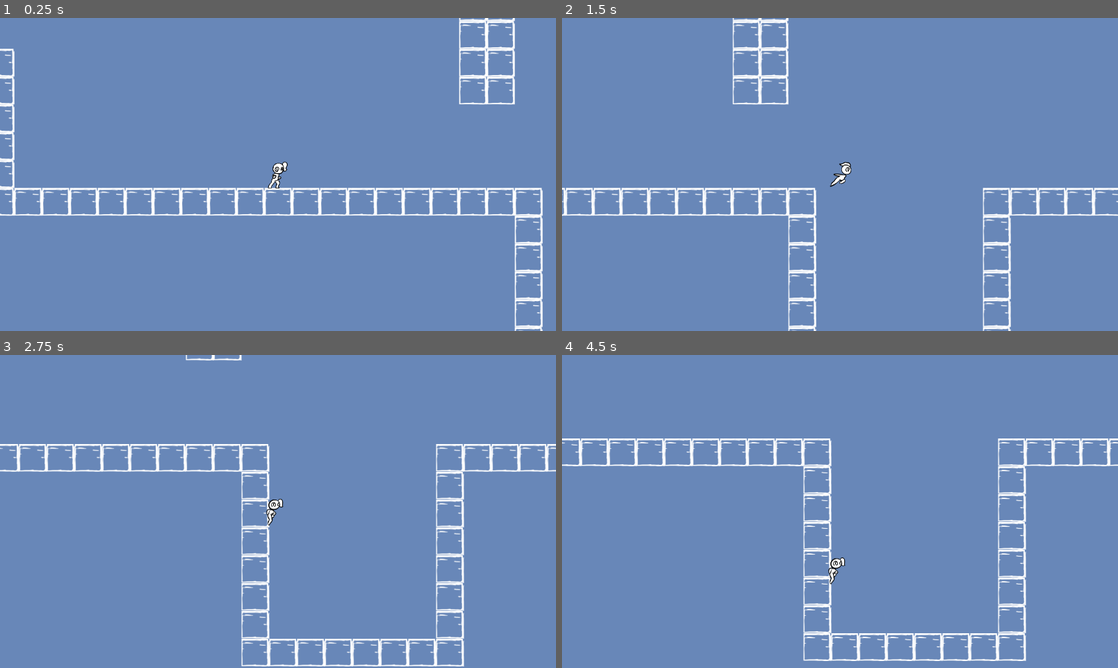
Above: before the commit, frames 1-4 (two rows, left to right).
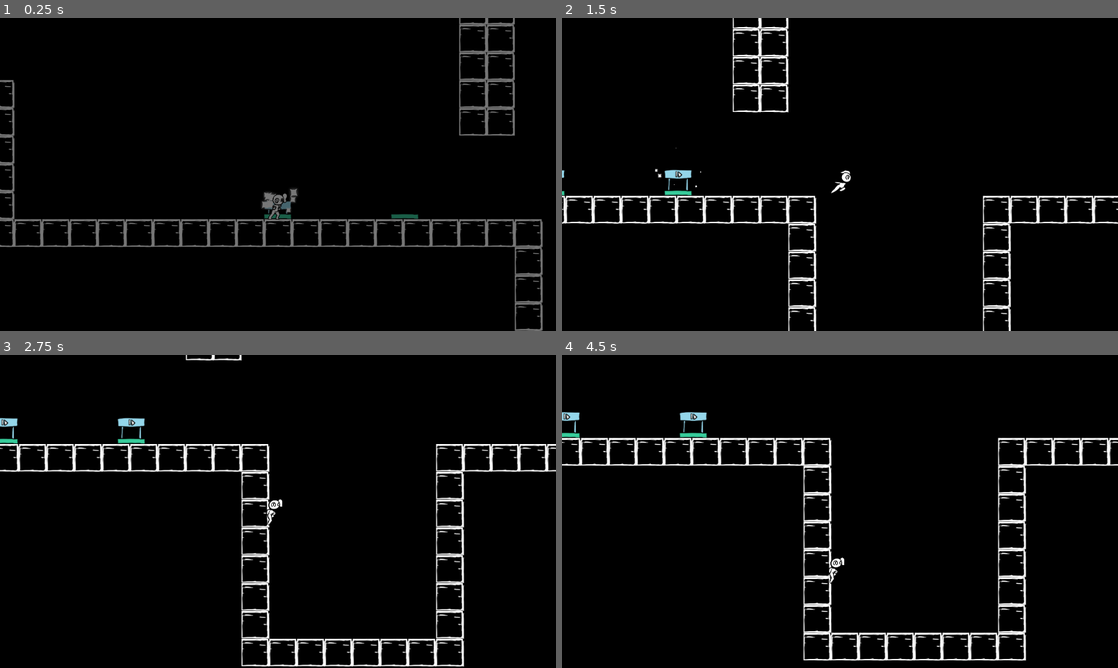
Above: after the commit, the same moments.

Repository: kalebye2/godot-wild-jam-31
Game: Godot game, scene res://scene/init.tscn
Same seed, same stepped clock (60 frames per second), same inputs: the game is played once before the commit and once after it.
Inputs (mouse positions are in pixels of both pictures, inside the frame that each line leads up to):
- Up to frame 1 (0.25 s): no input
- Up to frame 2 (1.5 s): tap Enter at 0.5 s; move the mouse to (962, 158) at 0.52 s; hold Right (walk_right) from 0.53 s (still down); tap C (dash) at 0.6, 1.35 s; tap Up (jump) at 0.77 s; move the mouse to (728, 190) at 1.27 s
- Up to frame 3 (2.75 s): tap Up (jump) at 1.52 s; move the mouse to (333, 442) at 2.02 s; release Right (walk_right) at 2.03 s; hold Left (walk_left) from 2.03 s (still down); tap C (dash) at 2.1 s
- Up to frame 4 (4.5 s): move the mouse to (812, 574) at 2.77 s; release Left (walk_left) at 2.78 s; hold Right (walk_right) 2.78-4.28 s; tap C (dash) at 2.85, 3.6, 4.35 s; tap Up (jump) at 3.02, 3.77 s; move the mouse to (1006, 558) at 3.52 s; move the mouse to (673, 464) at 4.27 s; hold Left (walk_left) from 4.28 s (still down)

The runs differ from the first frame. In frame 1, 100% of the frame differs, in the area x 0-100%, y 0-100%; in frame 2, 99%; in frame 3, 98%; in frame 4, 98%.

Commit message:
Checkpoint system/Camera adaptation/Interactive Loader

Diff:
--- a/project.godot
+++ b/project.godot
@@ -26,6 +26,7 @@
 player_data="*res://scripts/globals/player_data.gd"
 ui_main="*res://scene/singletons/ui_main.tscn"
 config="*res://scripts/globals/config.gd"
+interactive_loader="*res://scripts/globals/interactive_loader.gd"
 
 [display]
 
@@ -120,5 +121,5 @@
 quality/driver/driver_name="GLES2"
 vram_compression/import_etc=true
 vram_compression/import_etc2=false
-environment/default_clear_color=Color( 0.407843, 0.529412, 0.721569, 1 )
+environment/default_clear_color=Color( 0, 0, 0, 1 )
 environment/default_environment="res://default_env.tres"
--- a/scene/levels/level0.tscn
+++ b/scene/levels/level0.tscn
@@ -1,20 +1,49 @@
-[gd_scene load_steps=2 format=2]
+[gd_scene load_steps=3 format=2]
 
 [ext_resource path="res://scene/levels/level_base.tscn" type="PackedScene" id=1]
+[ext_resource path="res://scene/objects/checkpoint.tscn" type="PackedScene" id=2]
 
-[node name="level0" instance=ExtResource( 1 )]
+[node name="level" instance=ExtResource( 1 )]
 
-[node name="tile_map" parent="." index="2"]
+[node name="checkpoints" type="Node" parent="." index="0"]
+
+[node name="checkpoint1" parent="checkpoints" index="0" instance=ExtResource( 2 )]
+position = Vector2( 670.192, 799.756 )
+z_index = -4
+
+[node name="checkpoint2" parent="checkpoints" index="1" instance=ExtResource( 2 )]
+position = Vector2( 962.877, 799.756 )
+z_index = -4
+
+[node name="fade" type="ColorRect" parent="bg" index="3"]
+anchor_right = 1.0
+anchor_bottom = 1.0
+color = Color( 0, 0, 0, 1 )
+__meta__ = {
+"_edit_use_anchors_": false
+}
+
+[node name="tile_map" parent="." index="3"]
 tile_data = PoolIntArray( -65556, 0, 0, -65555, 0, 0, -65554, 0, 0, -65553, 0, 0, -65552, 0, 0, -65551, 0, 0, -65550, 0 …(5514 unchanged characters)…
 
-[node name="player" parent="." index="3"]
+[node name="player" parent="." index="4"]
 position = Vector2( 328.726, 508.742 )
 
-[node name="player_spawn" parent="." index="4"]
+[node name="player_spawn" parent="." index="5"]
 position = Vector2( 670.859, 792.355 )
 
-[node name="cam_limit_left_top" parent="." index="5"]
-position = Vector2( -1315.75, 3.56 )
+[node name="cam_limit_left_top" parent="." index="6"]
+position = Vector2( 287.541, 445.731 )
 
-[node name="cam_limit_right_bottom" parent="." index="6"]
-position = Vector2( 4714.15, 1360.93 )
+[node name="cam_limit_right_bottom" parent="." index="7"]
+position = Vector2( 2483.04, 935.636 )
+
+[node name="1" type="Position2D" parent="cam_new_limits/left_top" index="0"]
+position = Vector2( -1291.07, -2.36292 )
+
+[node name="1" type="Position2D" parent="cam_new_limits/right_bottom" index="0"]
+position = Vector2( 4713.68, 1361.95 )
+
+[node name="fade_tween" type="Tween" parent="." index="9"]
+[connection signal="checkpoint_grabbed" from="checkpoints/checkpoint1" to="." method="_on_checkpoint1_checkpoint_grabbed"]
+[connection signal="checkpoint_grabbed" from="checkpoints/checkpoint2" to="." method="_on_checkpoint2_checkpoint_grabbed"]
--- a/scene/levels/level_base.tscn
+++ b/scene/levels/level_base.tscn
@@ -1,10 +1,12 @@
-[gd_scene load_steps=4 format=2]
+[gd_scene load_steps=5 format=2]
 
 [ext_resource path="res://resources/tilesets/main_tileset.tres" type="TileSet" id=1]
 [ext_resource path="res://resources/environments/main_environment.tres" type="Environment" id=2]
 [ext_resource path="res://scene/objects/player/player.tscn" type="PackedScene" id=3]
+[ext_resource path="res://scripts/objects/level_base.gd" type="Script" id=4]
 
 [node name="level" type="Node2D"]
+script = ExtResource( 4 )
 
 [node name="bg" type="CanvasLayer" parent="."]
 
@@ -51,3 +53,11 @@
 [node name="cam_limit_left_top" type="Position2D" parent="."]
 
 [node name="cam_limit_right_bottom" type="Position2D" parent="."]
+
+[node name="cam_new_limits" type="Node" parent="."]
+
+[node name="left_top" type="Node" parent="cam_new_limits"]
+
+[node name="right_bottom" type="Node" parent="cam_new_limits"]
+
+[node name="exits" type="Node" parent="."]
--- /dev/null
+++ b/scene/objects/checkpoint.tscn
@@ -0,0 +1,65 @@
+[gd_scene load_steps=7 format=2]
+
+[ext_resource path="res://scripts/objects/checkpoint.gd" type="Script" id=1]
+[ext_resource path="res://OpenToonz/GodotWildJam31/outputs/checkpoint.png" type="Texture" id=2]
+[ext_resource path="res://scene/particles/checkpoint_particles.tscn" type="PackedScene" id=3]
+
+[sub_resource type="RectangleShape2D" id=1]
+extents = Vector2( 32, 32 )
+
+[sub_resource type="Animation" id=2]
+resource_name = "checkpoint"
+length = 0.541667
+step = 0.0416667
+tracks/0/type = "value"
+tracks/0/path = NodePath("sprite:frame")
+tracks/0/interp = 1
+tracks/0/loop_wrap = true
+tracks/0/imported = false
+tracks/0/enabled = true
+tracks/0/keys = {
+"times": PoolRealArray( 0, 0.0416667, 0.0833333, 0.125, 0.166667, 0.208333, 0.25, 0.291667, 0.333333, 0.375, 0.416667, 0.458333, 0.5 ),
+"transitions": PoolRealArray( 1, 1, 1, 1, 1, 1, 1, 1, 1, 1, 1, 1, 1 ),
+"update": 1,
+"values": [ 0, 1, 2, 3, 4, 5, 6, 7, 8, 9, 10, 11, 12 ]
+}
+
+[sub_resource type="Animation" id=3]
+resource_name = "idle"
+length = 0.0416667
+step = 0.0416667
+tracks/0/type = "value"
+tracks/0/path = NodePath("sprite:frame")
+tracks/0/interp = 1
+tracks/0/loop_wrap = true
+tracks/0/imported = false
+tracks/0/enabled = true
+tracks/0/keys = {
+"times": PoolRealArray( 0 ),
+"transitions": PoolRealArray( 1 ),
+"update": 1,
+"values": [ 0 ]
+}
+
+[node name="checkpoint" type="Node2D"]
+script = ExtResource( 1 )
+
+[node name="sprite" type="Sprite" parent="."]
+texture = ExtResource( 2 )
+vframes = 4
+hframes = 4
+
+[node name="area_2d" type="Area2D" parent="."]
+collision_layer = 1024
+collision_mask = 1024
+
+[node name="collision_shape_2d" type="CollisionShape2D" parent="area_2d"]
+shape = SubResource( 1 )
+
+[node name="animation_player" type="AnimationPlayer" parent="."]
+autoplay = "idle"
+anims/checkpoint = SubResource( 2 )
+anims/idle = SubResource( 3 )
+
+[node name="cpu_particles_2d" parent="." instance=ExtResource( 3 )]
+[connection signal="body_entered" from="area_2d" to="." method="_on_area_2d_body_entered"]
--- a/scene/objects/player/player.tscn
+++ b/scene/objects/player/player.tscn
@@ -225,6 +225,9 @@
 [sub_resource type="RectangleShape2D" id=34]
 extents = Vector2( 4.16345, 26.0224 )
 
+[sub_resource type="RectangleShape2D" id=35]
+extents = Vector2( 19.871, 29.1639 )
+
 [node name="player" type="KinematicBody2D"]
 script = ExtResource( 1 )
 
@@ -232,7 +235,7 @@
 texture = ExtResource( 2 )
 vframes = 8
 hframes = 8
-frame = 15
+frame = 17
 __meta__ = {
 "_edit_lock_": true
 }
@@ -273,6 +276,8 @@
 [node name="camera" type="Camera2D" parent="."]
 current = true
 
+[node name="tween" type="Tween" parent="camera"]
+
 [node name="dash_timer" type="Timer" parent="."]
 process_mode = 0
 wait_time = 0.3
@@ -298,7 +303,16 @@
 [node name="coyote_time" type="Timer" parent="."]
 wait_time = 0.1
 one_shot = true
+
+[node name="checkpoint_checker" type="Area2D" parent="."]
+position = Vector2( -7.95966, 3.04076 )
+collision_layer = 1024
+collision_mask = 1024
+
+[node name="collision_shape_2d" type="CollisionShape2D" parent="checkpoint_checker"]
+shape = SubResource( 35 )
 [connection signal="tree_entered" from="." to="." method="_on_player_tree_entered"]
 [connection signal="tree_exited" from="." to="." method="_on_player_tree_exited"]
 [connection signal="timeout" from="dash_timer" to="." method="_on_dash_timer_timeout"]
 [connection signal="timeout" from="coyote_time" to="." method="_on_coyote_time_timeout"]
+[connection signal="area_entered" from="checkpoint_checker" to="." method="_on_checkpoint_checker_area_entered"]
--- /dev/null
+++ b/scene/particles/checkpoint_particles.tscn
@@ -0,0 +1,24 @@
+[gd_scene load_steps=3 format=2]
+
+[ext_resource path="res://OpenToonz/GodotWildJam31/outputs/checkpoint_particles.0001.png" type="Texture" id=1]
+
+[sub_resource type="Curve" id=1]
+_data = [ Vector2( 0.00857142, 1 ), 0.0, 0.0, 0, 0, Vector2( 1, 0.0315316 ), 0.0, 0.0, 0, 0 ]
+
+[node name="cpu_particles_2d" type="CPUParticles2D"]
+emitting = false
+one_shot = true
+explosiveness = 0.84
+lifetime_randomness = 0.44
+texture = ExtResource( 1 )
+emission_shape = 2
+emission_rect_extents = Vector2( 32, 32 )
+direction = Vector2( 0, -1 )
+initial_velocity = 121.21
+initial_velocity_random = 0.76
+angular_velocity = 50.0
+angular_velocity_random = 0.68
+radial_accel = 10.0
+scale_amount = 0.2
+scale_amount_random = 0.44
+scale_amount_curve = SubResource( 1 )
--- /dev/null
+++ b/scripts/globals/interactive_loader.gd
@@ -0,0 +1,51 @@
+extends Node
+
+
+var loader : ResourceInteractiveLoader
+var is_level : bool = false
+var current_scene : Node
+
+func _ready() -> void:
+	var root = get_tree().get_root()
+	current_scene = root.get_child(root.get_child_count() - 1)
+
+
+func _process(delta) -> void:
+	if loader == null:
+		set_process(false)
+		return
+
+
+	var err = loader.poll()
+	if err == ERR_FILE_EOF:
+		var resource = loader.get_resource()
+		if is_level:
+			player_data.spawn_location = resource.instance().get_node("player_spawn").position
+		print(player_data.spawn_location)
+		get_tree().change_scene_to(resource)
+		loader = null
+	elif err == OK:
+		print(err)
+	else:
+		print("Error")
+		loader = null
+
+
+func go_to_scene(path : String) -> void:
+	is_level = false
+	loader = ResourceLoader.load_interactive(path)
+	if loader == null:
+		print("error")
+		return
+	set_process(true)
+
+	current_scene.queue_free()
+
+
+func go_to_level(path : String, player_position : Vector2) -> void:
+	is_level = true
+	loader = ResourceLoader.load_interactive(path)
+	if loader == null:
+		print("error")
+		return
+	set_process(true)
--- a/scripts/globals/player_data.gd
+++ b/scripts/globals/player_data.gd
@@ -1 +1,4 @@
 extends Node
+
+var spawn_map : String
+var spawn_location : Vector2
--- a/scripts/init.gd
+++ b/scripts/init.gd
@@ -13,9 +13,11 @@
 		OS.window_size.y = OS.get_screen_size().y
 
 	config.load_config()
-	_go_to_next_scene()
+#	_go_to_next_scene()
+	interactive_loader.go_to_level(_next_scene.get_path(), _next_scene.instance().get_node("player_spawn").position)
 
 
 func _go_to_next_scene() -> void:
+	interactive_loader.go_to_scene(_next_scene.get_path())
 	if _next_scene != null:
 		get_tree().change_scene_to(_next_scene)
--- /dev/null
+++ b/scripts/objects/checkpoint.gd
@@ -0,0 +1,27 @@
+extends Node2D
+
+
+var particles : PackedScene = preload("res://scene/particles/checkpoint_particles.tscn")
+
+signal checkpoint_grabbed
+
+
+func _ready():
+	connect("checkpoint_grabbed", self, "_on_checkpoint_grabbed")
+
+
+func _on_checkpoint_grabbed():
+#	var parent = get_parent()
+#	for child in parent.get_children():
+#		if child == self : break
+#		var anim_player = child.get_node("animation_player")
+#		if anim_player == null || anim_player.current_animation == "idle" : break
+#		anim_player.play_backwards("checkpoint")
+
+
+	for child in get_children():
+		if child.get_class() == "CPUParticles2D": child.queue_free()
+	$animation_player.play("checkpoint")
+	var p = particles.instance()
+	p.emitting = true
+	add_child(p)
--- /dev/null
+++ b/scripts/objects/level_base.gd
@@ -0,0 +1,38 @@
+extends Node2D
+
+
+signal cam_limits_changed
+
+onready var fade_color : Color = $bg/fade.color
+
+func _ready() -> void:
+	connect("cam_limits_changed", $player, "_on_cam_limits_changed")
+	$fade_tween.interpolate_property($bg/fade, "color", fade_color, Color(fade_color.r, fade_color.g, fade_color.b, 0), .5)
+	$fade_tween.start()
+
+	if player_data.spawn_location != null:
+		$player.position = player_data.spawn_location
+
+
+func move_cam_limit(cam_limit_marker : Position2D, new_position : Vector2) -> void:
+	cam_limit_marker.position = new_position
+	emit_signal("cam_limits_changed")
+
+
+func _on_checkpoint1_checkpoint_grabbed():
+	move_cam_limit($cam_limit_left_top, $cam_new_limits.get_node("left_top/1").position)
+
+
+func _on_checkpoint2_checkpoint_grabbed():
+	move_cam_limit($cam_limit_right_bottom, $cam_new_limits.get_node("right_bottom/1").position)
+	change_player_spawn_location($checkpoints/checkpoint2.position)
+
+
+func change_player_spawn_location(pos : Vector2):
+	player_data.spawn_location = pos
+
+
+func _input(event):
+	if event is InputEventKey && $player.state == $player.IDLE:
+		if event.as_text() == "R":
+			get_tree().reload_current_scene()
--- a/scripts/objects/player.gd
+++ b/scripts/objects/player.gd
@@ -60,8 +60,6 @@
 
 
 func _ready() -> void:
-	if get_parent().has_node("player_spawn"):
-		position = get_parent().get_node("player_spawn").position
 
 	# camera
 	var cam_limit_1 : Position2D = get_parent().get_node("cam_limit_left_top")
@@ -343,5 +341,28 @@
 
 
 func _on_coyote_time_timeout():
-	if !check_ground() && movement.y >= 0 && prev_state != DASHING:
+	if state == DASHING:
+		return
+	if !check_ground() && movement.y >= 0:
 		_change_state(FALLING)
+
+
+func _on_checkpoint_checker_area_entered(area):
+	area.get_parent().emit_signal('checkpoint_grabbed')
+
+func _on_cam_limits_changed():
+	var trans_interpolation : int = Tween.TRANS_SINE
+	var trans_ease : int = Tween.EASE_OUT
+	var trans_time : float = 2
+	var cam_limit_1 : Position2D = get_parent().get_node("cam_limit_left_top")
+	var cam_limit_2 : Position2D = get_parent().get_node("cam_limit_right_bottom")
+	if cam_limit_1 != null && cam_limit_2 != null:
+#		$camera.limit_left = cam_limit_1.position.x
+#		$camera.limit_top = cam_limit_1.position.y
+#		$camera.limit_right = cam_limit_2.position.x
+#		$camera.limit_bottom = cam_limit_2.position.y
+		$camera/tween.interpolate_property($camera, "limit_left", $camera.limit_left, cam_limit_1.position.x, trans_time, trans_interpolation, trans_ease)
+		$camera/tween.interpolate_property($camera, "limit_top", $camera.limit_top, cam_limit_1.position.y, trans_time, trans_interpolation, trans_ease)
+		$camera/tween.interpolate_property($camera, "limit_right", $camera.limit_right, cam_limit_2.position.x, trans_time, trans_interpolation, trans_ease)
+		$camera/tween.interpolate_property($camera, "limit_bottom", $camera.limit_bottom, cam_limit_2.position.y, trans_time, trans_interpolation, trans_ease)
+		$camera/tween.start()
Not shown, added: OpenToonz/GodotWildJam31/drawings/scenes.xml
Not shown, added: OpenToonz/GodotWildJam31/extras/scenes.xml
Not shown, added: OpenToonz/GodotWildJam31/inputs/scenes.xml
Binary file added: OpenToonz/GodotWildJam31/outputs/checkpoint.png
Not shown, added: OpenToonz/GodotWildJam31/outputs/checkpoint.png.import
Not shown, added: OpenToonz/GodotWildJam31/outputs/checkpoint.txt
Binary file added: OpenToonz/GodotWildJam31/outputs/checkpoint_particles.0001.png
Not shown, added: OpenToonz/GodotWildJam31/outputs/checkpoint_particles.0001.png.import
Not shown, added: OpenToonz/GodotWildJam31/outputs/scenes.xml
Not shown, added: OpenToonz/GodotWildJam31/palettes/scenes.xml
Binary file added: OpenToonz/GodotWildJam31/scenes/sceneIcons/checkpoint .png
Not shown, added: OpenToonz/GodotWildJam31/scenes/sceneIcons/checkpoint .png.import
(and 27 more such lines)
